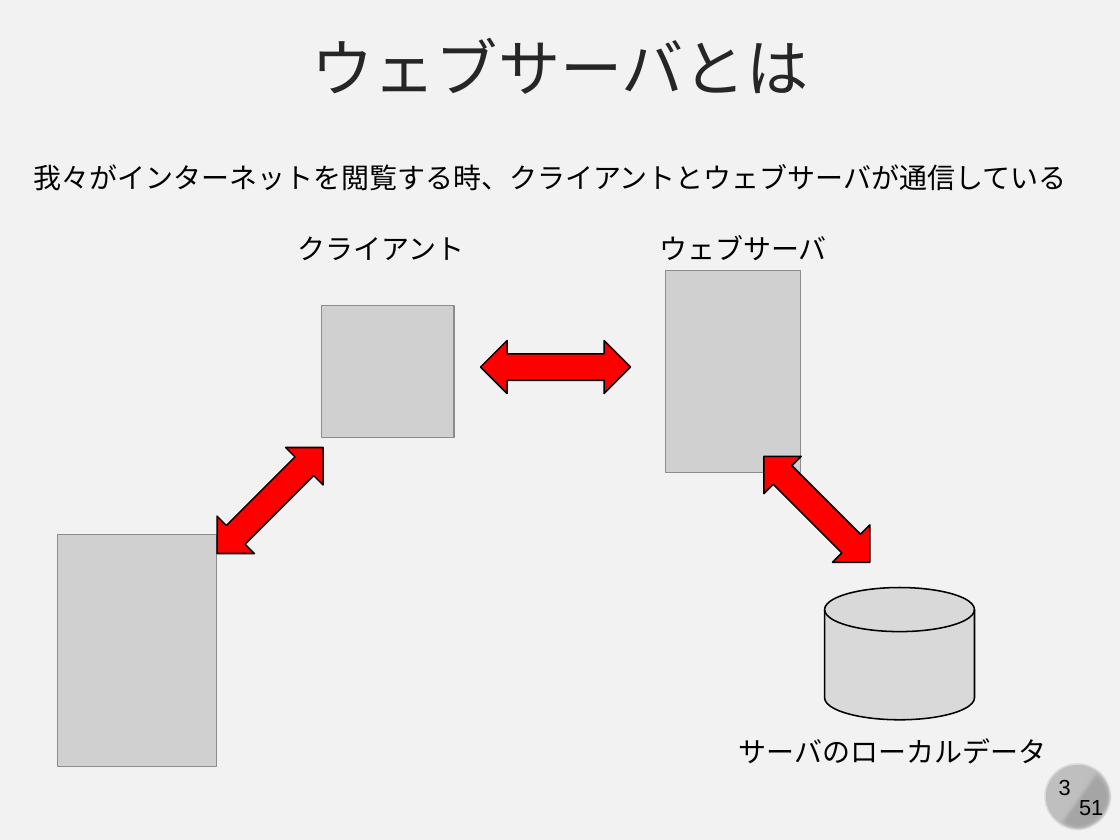
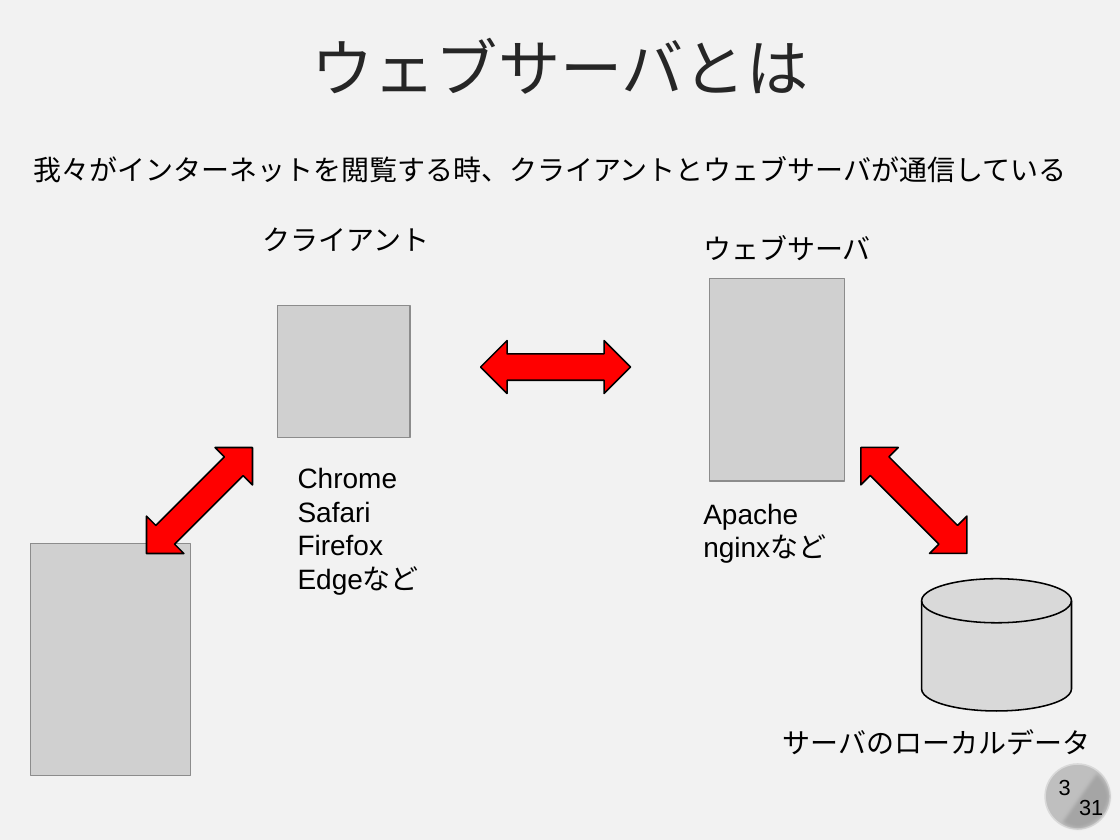
Before and after one commit to kaityo256/github, a slide deck: slide 3 of practice_github2/fig/github_ex04.pptx. Drawn at 1120x840 pixels with LibreOffice and Linux fonts; fonts in the diff are those of the drawing; grey boxes stand for pictures. Boxes give left, top, right and bottom in pixels: in the first picture for what was removed or moved away, otherwise in the second. Text is boxed around its words. In the diff, an @@ line names an element or a change of style, - is before the commit and + after.

Commit message:
updates

```diff
--- a/practice_github2/fig/github_ex04.pptx
+++ b/practice_github2/fig/github_ex04.pptx
@@ text "我々がインターネットを閲覧する時、クライアントとウェブサーバが通信している": place and size @@
-text "我々がインターネットを閲覧する時、クライアントとウェブサーバが通信している" at box(33, 164, 1067, 191)
+text "我々がインターネットを閲覧する時、クライアントとウェブサーバが通信している" at box(33, 156, 1067, 183)
@@ text "クライアント": place and size @@
-text "クライアント" at box(298, 236, 465, 260)
+text "クライアント" at box(262, 227, 429, 251)
@@ text "ウェブサーバ": place and size @@
-text "ウェブサーバ" at box(659, 235, 827, 260)
+text "ウェブサーバ" at box(703, 235, 871, 260)
@@ picture: place and size @@
-picture at box(665, 270, 800, 472)
+picture at box(710, 279, 844, 480)
@@ picture: place and size @@
-picture at box(321, 306, 454, 438)
+picture at box(278, 306, 410, 438)
@@ left right arrow: place and size @@
-left right arrow at box(198, 428, 342, 572)
+left right arrow at box(128, 428, 271, 572)
@@ left right arrow: place and size @@
-left right arrow at box(745, 437, 888, 581)
+left right arrow at box(842, 428, 986, 572)
@@ text added at box(298, 467, 419, 594), 18 pt, text #000000 @@
+Chrome
+Safari
+Firefox
+Edgeなど
@@ text added at box(703, 503, 826, 562), 18 pt, text #000000 @@
+Apache
+nginxなど
@@ picture: place and size @@
-picture at box(57, 534, 217, 766)
+picture at box(31, 543, 192, 775)
@@ cylinder: place and size @@
-cylinder at box(824, 588, 974, 720)
+cylinder at box(922, 579, 1072, 711)
@@ text "サーバのローカルデータ": place and size @@
-text "サーバのローカルデータ" at box(739, 738, 1047, 764)
+text "サーバのローカルデータ" at box(783, 729, 1091, 755)
@@ text at box(1079, 800, 1103, 820): text changed @@
-51
+31
```
Also in this commit, not shown: 23 other slides changed, 7 slides added.
